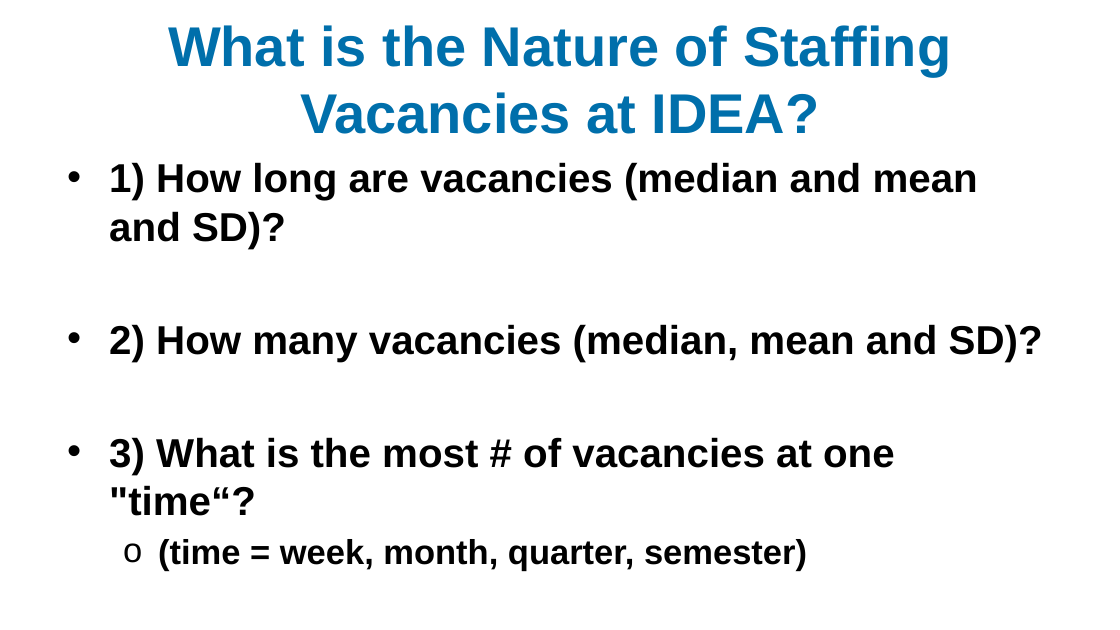
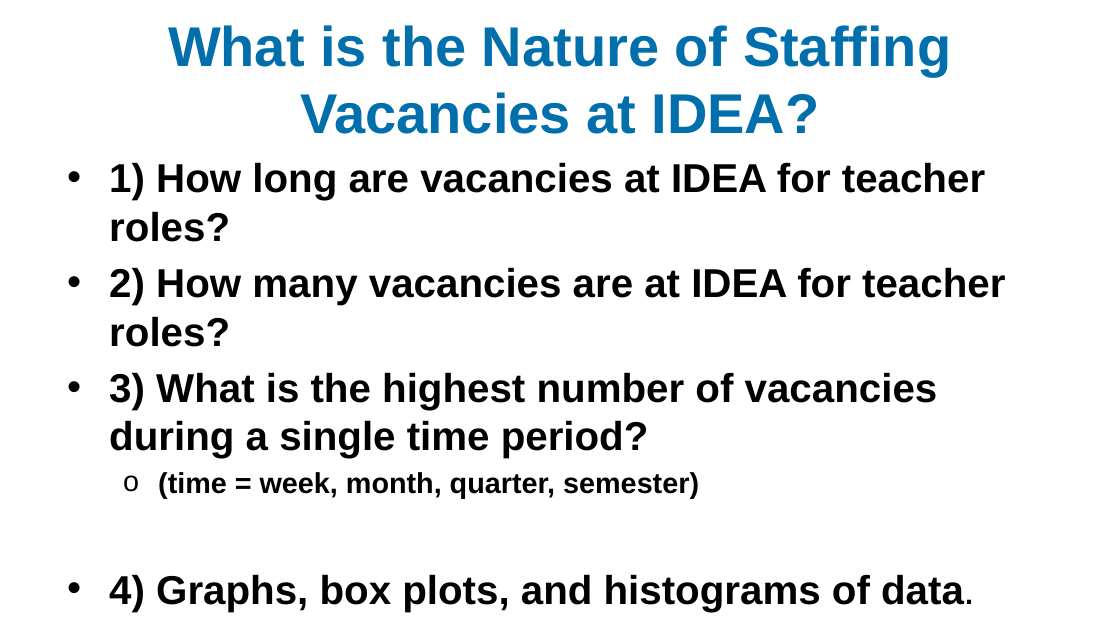
Before and after one commit to idea-analytics/Staffing_Trends_Performance_Vacancies, a slide deck: slide 2 of graphs/Staffing_Part1_23-24_preliminary_report.pptx. Drawn at 1120x630 pixels with LibreOffice and Linux fonts; fonts in the diff are those of the drawing; background and template pictures are left out. Boxes give left, top, right and bottom in pixels: in the first picture for what was removed or moved away, otherwise in the second. Text is boxed around its words. In the diff, an @@ line names an element or a change of style, - is before the commit and + after.

Commit message:
fmla
counts and updates of histograms to pptx

```diff
--- a/graphs/Staffing_Part1_23-24_preliminary_report.pptx
+++ b/graphs/Staffing_Part1_23-24_preliminary_report.pptx
@@ text at box(109, 162, 1005, 458): text changed @@
-• 1) How long are vacancies (median and mean and SD)?
-• 2) How many vacancies (median, mean and SD)?
-• 3) What is the most # of vacancies at one "time“?
+• 1) How long are vacancies at IDEA for teacher roles?
+• 2) How many vacancies are at IDEA for teacher roles?
+• 3) What is the highest number of vacancies during a single time period?
@@ text at box(158, 472, 699, 498): size 22.2 to 18.5 pt in "(time = week, month, quarter, semester)" @@
@@ text at box(109, 574, 964, 612): text changed @@
-• 4) Add box plots and histograms.
+• 4) Graphs, box plots, and histograms of data.
```
Also in this commit, not shown: 3 other slides changed, 14 slides added, 1 slide removed, 2 other files.
